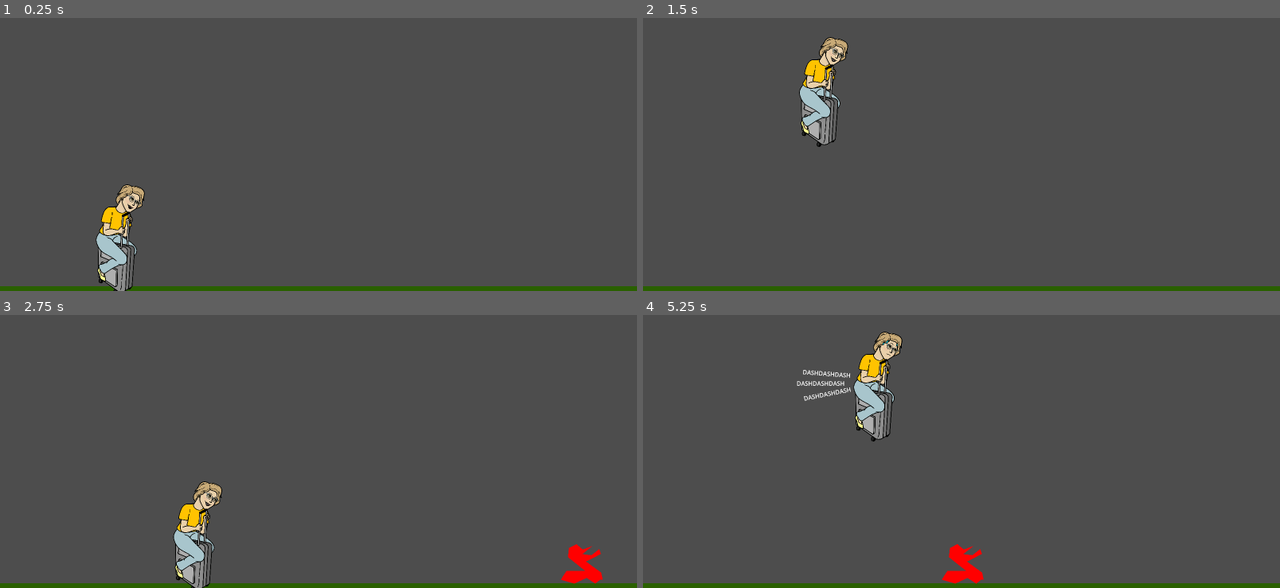
Above: before the commit, frames 1-4 (two rows, left to right).
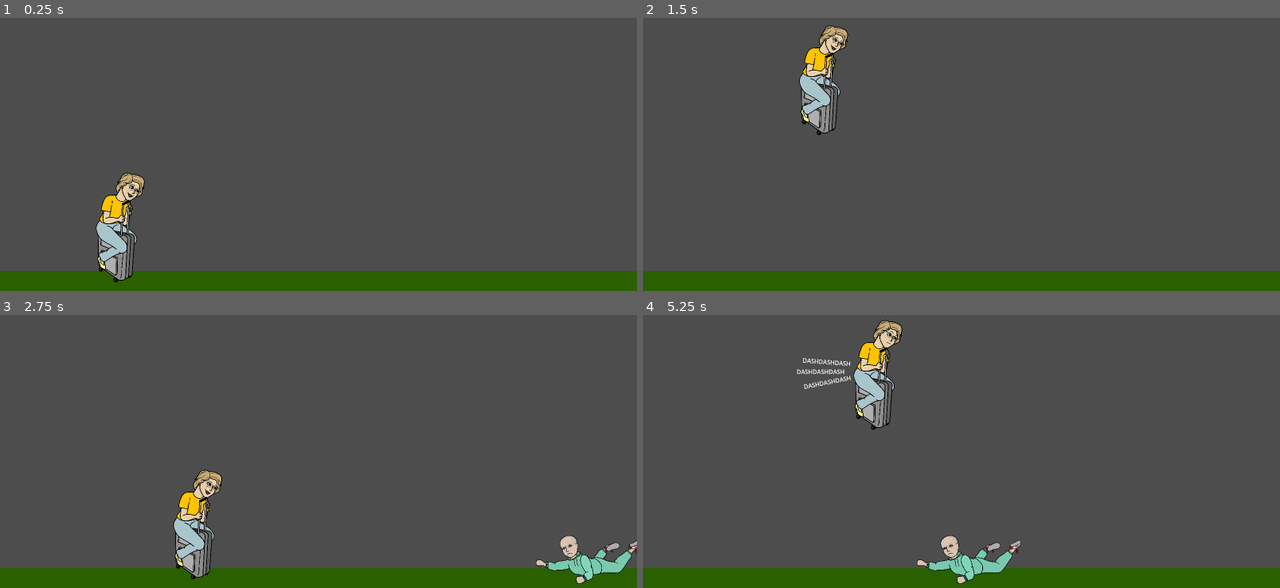
Above: after the commit, the same moments.

Repository: singerbj/bag-tag
Game: Godot game, scene res://scenes/Game.tscn
Same seed, same stepped clock (60 frames per second), same inputs: the game is played once before the commit and once after it.
Inputs (mouse positions are in pixels of both pictures, inside the frame that each line leads up to):
- Up to frame 1 (0.25 s): no input
- Up to frame 2 (1.5 s): tap Enter at 0.5 s; move the mouse to (1101, 132) at 0.52 s; hold Right (ui_right) from 0.53 s (still down); click (1101, 132) at 0.67 s; tap Up (ui_up) at 0.77 s; move the mouse to (834, 162) at 1.27 s
- Up to frame 3 (2.75 s): tap Up (ui_up) at 1.52 s; move the mouse to (382, 380) at 2.02 s; release Right (ui_right) at 2.03 s
- Up to frame 4 (5.25 s): move the mouse to (929, 503) at 2.77 s; hold Right (ui_right) 2.78-4.28 s; click (929, 503) at 2.92 s; tap Up (ui_up) at 3.02, 3.77, 4.52 s; move the mouse to (1152, 486) at 3.52 s; move the mouse to (770, 402) at 4.27 s; move the mouse to (993, 446) at 5.02 s; hold Right (ui_right) from 5.03 s (still down); click (993, 446) at 5.17 s

The runs differ from the first frame. In frame 1, 7.1% of the frame differs, in the area x 0-100%, y 56-100%; in frame 2, 7.4%; in frame 3, 8.0%; in frame 4, 8.7%, in the area x 0-100%, y 1-99%.

Commit message:
added all the fam!

Diff:
--- a/scenes/Game.tscn
+++ b/scenes/Game.tscn
@@ -6,7 +6,7 @@
 [ext_resource type="PackedScene" uid="uid://dne4582qgwx2l" path="res://scenes/Player.tscn" id="5_xu4y6"]
 
 [sub_resource type="RectangleShape2D" id="RectangleShape2D_ajw7r"]
-size = Vector2(6000, 21)
+size = Vector2(6000, 93)
 
 [node name="Game" type="Node2D"]
 script = ExtResource("1_34f43")
@@ -16,7 +16,7 @@
 position = Vector2(452, 1339)
 
 [node name="CollisionShape2D" type="CollisionShape2D" parent="Floor"]
-position = Vector2(1048.5, 0.5)
+position = Vector2(1048.5, -35.5)
 shape = SubResource("RectangleShape2D_ajw7r")
 metadata/_edit_lock_ = true
 
@@ -29,7 +29,7 @@
 position_smoothing_speed = 1.0
 
 [node name="Player" parent="." instance=ExtResource("5_xu4y6")]
-position = Vector2(442, 1104)
+position = Vector2(442, 953)
 
 [node name="AudioStreamPlayer" type="AudioStreamPlayer" parent="."]
 stream = ExtResource("4_opxje")
--- a/scenes/Player.tscn
+++ b/scenes/Player.tscn
@@ -30,7 +30,7 @@
 metadata/_edit_lock_ = true
 
 [node name="CollisionPolygon2D" type="CollisionPolygon2D" parent="."]
-polygon = PackedVector2Array(-68, -112, 27, -242, 80, -240, 117, -222, 123, -187, 50, 13, 85, 55, 74, 125, 66, 235, -91, 235, -92, 45, -102, 13)
+polygon = PackedVector2Array(-68, -112, 27, -242, 80, -240, 117, -222, 123, -187, 50, 13, 85, 55, 74, 125, 70, 218, -89, 218, -92, 45, -102, 13)
 
 [node name="Fire" type="Node2D" parent="."]
 
--- /dev/null
+++ b/scenes/people/Ben.tscn
@@ -0,0 +1,15 @@
+[gd_scene load_steps=3 format=3 uid="uid://ddriblw3a6d3v"]
+
+[ext_resource type="Script" path="res://scripts/people/bina.gd" id="1_a8rir"]
+[ext_resource type="Texture2D" uid="uid://ckebqrpd33i11" path="res://assets/art/Ben.PNG" id="2_6rxg1"]
+
+[node name="Ben" type="RigidBody2D"]
+script = ExtResource("1_a8rir")
+
+[node name="Sprite2D" type="Sprite2D" parent="."]
+scale = Vector2(0.25, 0.25)
+texture = ExtResource("2_6rxg1")
+
+[node name="CollisionPolygon2D" type="CollisionPolygon2D" parent="."]
+scale = Vector2(0.25, 0.25)
+polygon = PackedVector2Array(-203, -464, -140, -434, -95, -369, -69, -220, -27, -141, 116, -73, 214, -50, 347, -194, 517, -302, 653, -335, 702, -313, 755, -118, 863, -184, 889, -235, 907, -309, 1058, -374, 1096, -359, 1098, -309, 784, 150, -642, 153, -845, 93, -852, 15, -813, -6, -753, 5, -691, 43, -258, -13, -361, -175, -404, -273, -413, -335, -368, -412, -297, -457)
--- /dev/null
+++ b/scenes/people/Bina.tscn
@@ -0,0 +1,16 @@
+[gd_scene load_steps=3 format=3 uid="uid://cvxsovuddt6rm"]
+
+[ext_resource type="Script" path="res://scripts/people/bina.gd" id="1_vcb3y"]
+[ext_resource type="Texture2D" uid="uid://dtbnrhywal1a5" path="res://assets/art/Bina.PNG" id="2_pujrv"]
+
+[node name="Bina" type="RigidBody2D"]
+script = ExtResource("1_vcb3y")
+
+[node name="Sprite2D" type="Sprite2D" parent="."]
+scale = Vector2(0.225, 0.225)
+texture = ExtResource("2_pujrv")
+metadata/_edit_lock_ = true
+
+[node name="CollisionPolygon2D" type="CollisionPolygon2D" parent="."]
+scale = Vector2(0.91, 0.91)
+polygon = PackedVector2Array(-38, -199, 7, -198, 25, -185, 37, -157, 25, -64, 43, 19, 60, 61, 59, 73, 61.5385, 97.8022, -146.154, 98.9011, -153, 70, -149, 51, -137, 45, -116, 47, -104, 48, -113, -47, -103, -95, -95, -127, -63, -173)
--- /dev/null
+++ b/scenes/people/Dad.tscn
@@ -0,0 +1,15 @@
+[gd_scene load_steps=3 format=3 uid="uid://voc85itlvnp1"]
+
+[ext_resource type="Script" path="res://scripts/people/bina.gd" id="1_ffc0b"]
+[ext_resource type="Texture2D" uid="uid://cdjuc4h103sls" path="res://assets/art/Dad.PNG" id="2_ke4h7"]
+
+[node name="Dad" type="RigidBody2D"]
+script = ExtResource("1_ffc0b")
+
+[node name="Sprite2D" type="Sprite2D" parent="."]
+scale = Vector2(0.25, 0.25)
+texture = ExtResource("2_ke4h7")
+
+[node name="CollisionPolygon2D" type="CollisionPolygon2D" parent="."]
+scale = Vector2(0.25, 0.25)
+polygon = PackedVector2Array(-54, -1071, 23, -1055, 68, -1027, 96, -992, 116, -951, 134, -857, 118, -746, 96, -621, 212, -584, 256, -552, 269, -495, 250, -249, 216, -55, 258, 428, 261, 854, 262, 926, -268, 932, -245, 225, -210, -73, -238, -208, -322, -185, -370, -217, -566, -194, -720, -189, -750, -301, -694, -324, -695, -372, -553, -345, -377, -381, -293, -524, -240, -595, -154, -630, -192, -765, -201, -923, -168, -1010, -113, -1060)
--- /dev/null
+++ b/scenes/people/Gigi.tscn
@@ -0,0 +1,15 @@
+[gd_scene load_steps=3 format=3 uid="uid://b68y3d7j3rjyq"]
+
+[ext_resource type="Script" path="res://scripts/people/bina.gd" id="1_s78ht"]
+[ext_resource type="Texture2D" uid="uid://b3rpi7ad6cs2x" path="res://assets/art/Gigi.PNG" id="2_stprv"]
+
+[node name="Gigi" type="RigidBody2D"]
+script = ExtResource("1_s78ht")
+
+[node name="Sprite2D" type="Sprite2D" parent="."]
+scale = Vector2(0.25, 0.25)
+texture = ExtResource("2_stprv")
+
+[node name="CollisionPolygon2D" type="CollisionPolygon2D" parent="."]
+scale = Vector2(0.25, 0.25)
+polygon = PackedVector2Array(-241, -444, -138, -415, -42, -359, 19, -307, 114, -295, 238, -296, 317, -283, 378, -256, 422, -261, 545, -282, 643, -265, 714, -210, 789, -160, 827, -95, 808, 28, 780, 80, -764, 80, -724, 12, -691, -48, -648, -100, -584, -167, -533, -223, -496, -290, -472, -332, -407, -389, -346, -418, -300, -435)
--- /dev/null
+++ b/scenes/people/MagJake.tscn
@@ -0,0 +1,15 @@
+[gd_scene load_steps=3 format=3 uid="uid://ydy7rdw6cdbo"]
+
+[ext_resource type="Script" path="res://scripts/people/bina.gd" id="1_uuxxj"]
+[ext_resource type="Texture2D" uid="uid://db6fsfkejlrwh" path="res://assets/art/MagJake.PNG" id="2_bxyy1"]
+
+[node name="MagJake" type="RigidBody2D"]
+script = ExtResource("1_uuxxj")
+
+[node name="Sprite2D" type="Sprite2D" parent="."]
+scale = Vector2(0.225, 0.225)
+texture = ExtResource("2_bxyy1")
+
+[node name="CollisionPolygon2D" type="CollisionPolygon2D" parent="."]
+scale = Vector2(0.225, 0.225)
+polygon = PackedVector2Array(2, -1060, 37, -1063, 94, -1059, 164, -1047, 206, -1021, 243, -953, 326, -974, 383, -970, 423, -954, 448, -927, 461, -865, 451, -780, 454, -702, 487, -143, 506, -24, 503, 76, 472, 258, 465, 342, 553, 355, 577, 357, 599, 381, 599, 417, 561, 910, 575, 1075, -692, 1075, -748, 345, -689, 239, -656, 161, -623, 158, -545, 201, -508, 197, -405, 223, -302, 240, -284, -108, -276, -225, -301, -396, -291, -465, -257, -517, -299, -685, -304, -792, -266, -804, -227, -811, -192, -837, -158, -879, -131, -934, -98, -990, -57, -1027)
--- a/scripts/game.gd
+++ b/scripts/game.gd
@@ -2,7 +2,14 @@
 
 
 const Player = preload("res://scripts/player.gd")
-const game_object_scene = preload("res://scenes/GameObject.tscn")
+#const game_object_scene = preload("res://scenes/GameObject.tscn")
+const game_object_scenes = [
+	preload("res://scenes/people/Bina.tscn"),
+	preload("res://scenes/people/Ben.tscn"),
+	preload("res://scenes/people/Dad.tscn"),
+	preload("res://scenes/people/Gigi.tscn"),
+	preload("res://scenes/people/MagJake.tscn"),
+]
 
 const MIN_GAME_OBJECT_SPAWN_DELAY = 2.5
 const MIN_GAME_OBJECT_SPAWN_DISTANCE = 3000
@@ -28,7 +35,7 @@
 
 	if (current_time - last_game_object_spawn) > MIN_GAME_OBJECT_SPAWN_DELAY:
 		last_game_object_spawn = current_time
-		var new_game_object = game_object_scene.instantiate()
+		var new_game_object = game_object_scenes.pick_random().instantiate()
 		new_game_object.position.x = $Player.position.x + MIN_GAME_OBJECT_SPAWN_DISTANCE + get_game_object_variation_range()
 		new_game_object.position.y = $Player.position.y
 		game_objects.append(new_game_object)
--- a/scripts/game_object.gd
+++ b/scripts/game_object.gd
@@ -1,8 +1,6 @@
 extends RigidBody2D
 
-class GameObject:
-	func _init() -> void:
-		pass
+class_name GameObject
 
 #func _process(delta: gfloat) -> void:
 	#self.position.y -= 1000 * delta
--- /dev/null
+++ b/scripts/people/bina.gd
@@ -0,0 +1,4 @@
+extends GameObject
+
+func _process(delta: float) -> void:
+	pass
